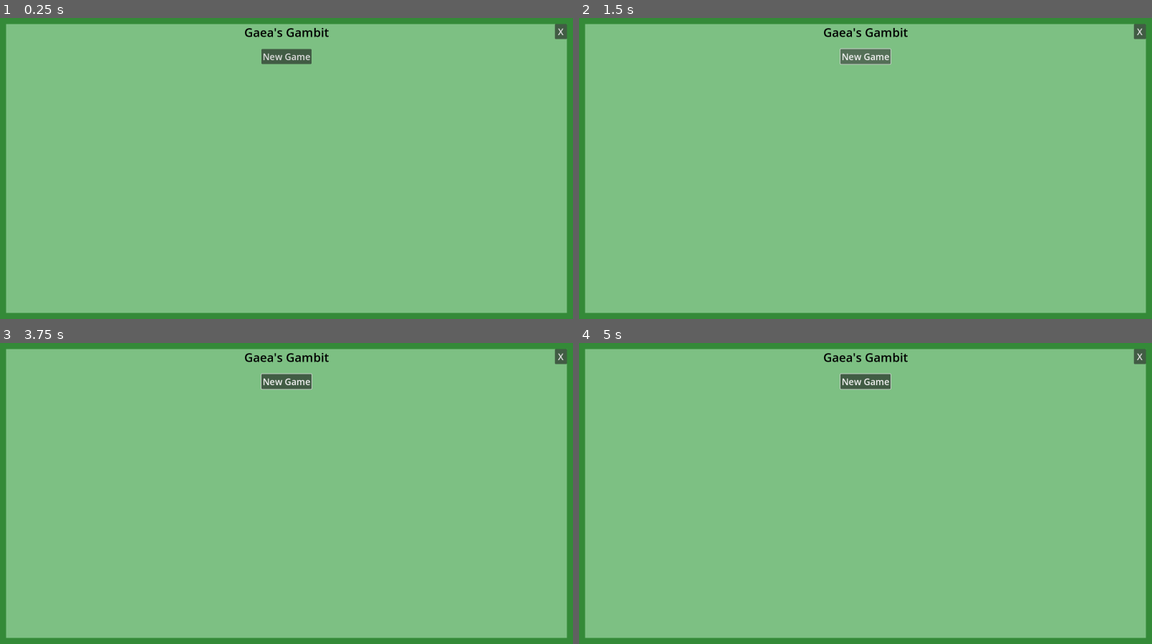
Above: before the commit, frames 1-4 (two rows, left to right).
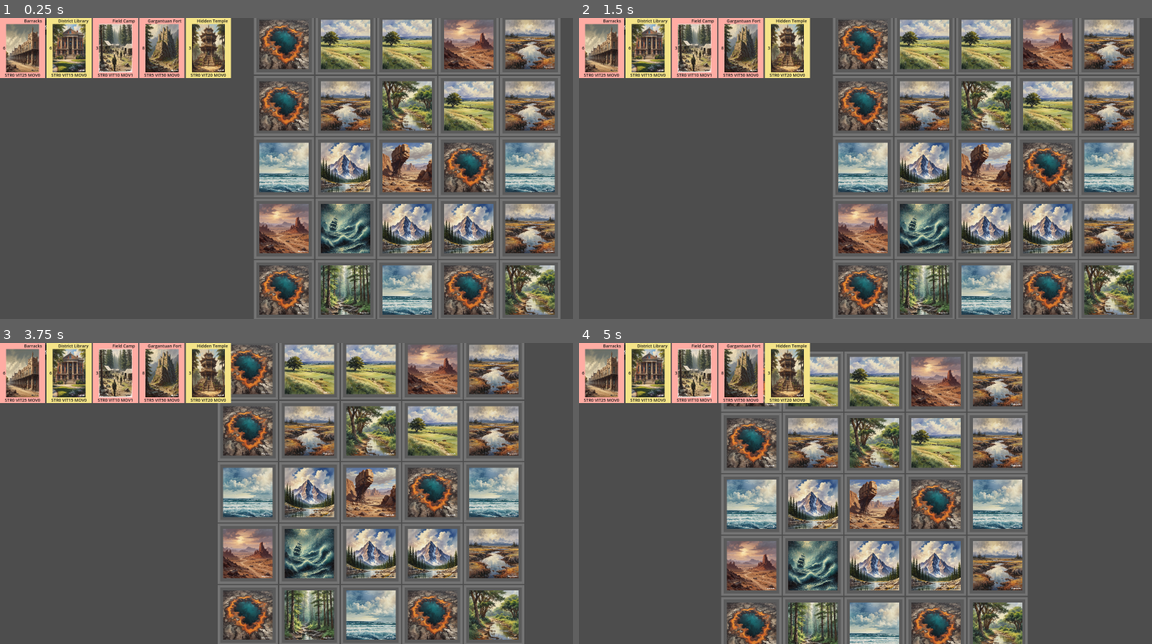
Above: after the commit, the same moments.

Repository: mowenira89/GaeasGambit
Game: Godot game, scene res://main/main.tscn
Two runs of this game, one before a commit and one after it. Both use one fixed random seed, a clock stepped at 60 frames per second and the inputs below. The engine's default icon, where the game draws it, is replaced by a stand-in: a white triangle on a blue panel in a dark square.
Inputs (mouse positions are in pixels of both pictures, inside the frame that each line leads up to):
- Up to frame 1 (0.25 s): no input
- Up to frame 2 (1.5 s): click (1140, 30) at 0.5 s, where only the run before the commit has a clickable "X"; click (865, 57) at 1.25 s, where only the run before the commit has a clickable "New Game"
- Up to frame 3 (3.75 s): click (286, 382) at 2 s, where only the run before the commit has a clickable "New Game"; click (286, 382) at 2.75 s, where only the run before the commit has a clickable "New Game"; tap Enter at 3.5 s; move the mouse to (286, 370) at 3.52 s; hold A (a) from 3.53 s (still down); click (286, 370) at 3.67 s
- Up to frame 4 (5 s): tap D (d) at 3.8, 4.35 s; move the mouse to (808, 370) at 4.27 s; release A (a) at 4.28 s; click (808, 370) at 4.42 s; tap S (s) at 4.55 s

The runs differ from the first frame. In frame 1, 100% of the frame differs, in the area x 0-100%, y 0-100%; in frame 2, 100%; in frame 3, 100%; in frame 4, 100%.

Commit message:
Got rid of unfinished main menu

Diff:
--- a/main/main.tscn
+++ b/main/main.tscn
@@ -15,13 +15,7 @@
 [ext_resource type="Script" path="res://main/states/end_round.gd" id="12_jw1tc"]
 [ext_resource type="Script" path="res://main/states/response_round.gd" id="14_ih6ex"]
 [ext_resource type="Script" path="res://main/states/game_over.gd" id="15_6v1r4"]
-
-[sub_resource type="Theme" id="Theme_vtd82"]
-Button/font_sizes/font_size = 30
-Label/colors/font_color = Color(0, 0, 0, 1)
-
-[sub_resource type="StyleBoxFlat" id="StyleBoxFlat_wjhl6"]
-bg_color = Color(0.203922, 0.541176, 0.219608, 1)
+[ext_resource type="PackedScene" uid="uid://bj124xalybp63" path="res://ui/main_menu.tscn" id="16_dutad"]
 
 [node name="Main" type="Node2D"]
 
@@ -99,59 +93,6 @@
 [node name="GameOver" type="Node" parent="StateMachine"]
 script = ExtResource("15_6v1r4")
 
-[node name="CanvasLayer" type="CanvasLayer" parent="."]
-
-[node name="PanelContainer" type="PanelContainer" parent="CanvasLayer"]
-anchors_preset = 15
-anchor_right = 1.0
-anchor_bottom = 1.0
-grow_horizontal = 2
-grow_vertical = 2
-theme = SubResource("Theme_vtd82")
-theme_override_styles/panel = SubResource("StyleBoxFlat_wjhl6")
-
-[node name="MarginContainer" type="MarginContainer" parent="CanvasLayer/PanelContainer"]
-layout_mode = 2
-theme_override_constants/margin_left = 20
-theme_override_constants/margin_top = 20
-theme_override_constants/margin_right = 20
-theme_override_constants/margin_bottom = 20
-
-[node name="ColorRect" type="ColorRect" parent="CanvasLayer/PanelContainer/MarginContainer"]
-layout_mode = 2
-color = Color(0.490196, 0.752941, 0.513726, 1)
-
-[node name="VBoxContainer" type="VBoxContainer" parent="CanvasLayer/PanelContainer/MarginContainer"]
-layout_mode = 2
-
-[node name="Label" type="Label" parent="CanvasLayer/PanelContainer/MarginContainer/VBoxContainer"]
-layout_mode = 2
-size_flags_horizontal = 4
-size_flags_vertical = 0
-theme_override_font_sizes/font_size = 40
-text = "Gaea's Gambit"
-horizontal_alignment = 1
-vertical_alignment = 2
-
-[node name="MarginContainer" type="MarginContainer" parent="CanvasLayer/PanelContainer/MarginContainer/VBoxContainer"]
-custom_minimum_size = Vector2(0, 20)
-layout_mode = 2
-
-[node name="Button" type="Button" parent="CanvasLayer/PanelContainer/MarginContainer/VBoxContainer"]
-layout_mode = 2
-size_flags_horizontal = 4
-size_flags_vertical = 4
-text = "New Game"
-
-[node name="HBoxContainer" type="HBoxContainer" parent="CanvasLayer/PanelContainer/MarginContainer"]
-layout_mode = 2
-size_flags_vertical = 8
-
-[node name="Button" type="Button" parent="CanvasLayer/PanelContainer/MarginContainer"]
-custom_minimum_size = Vector2(40, 40)
-layout_mode = 2
-size_flags_horizontal = 8
-size_flags_vertical = 0
-text = "X"
+[node name="MainMenu" parent="." instance=ExtResource("16_dutad")]
 
 [connection signal="pressed" from="UI/Buttons/EndTurn" to="UI" method="_on_end_turn_pressed"]
Not shown: 1 places in main/main.tscn that only renumber resources
